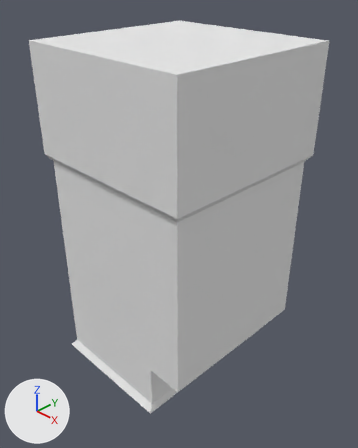
The Blender file working/subahu/Container/Container.blend, before and after one commit.
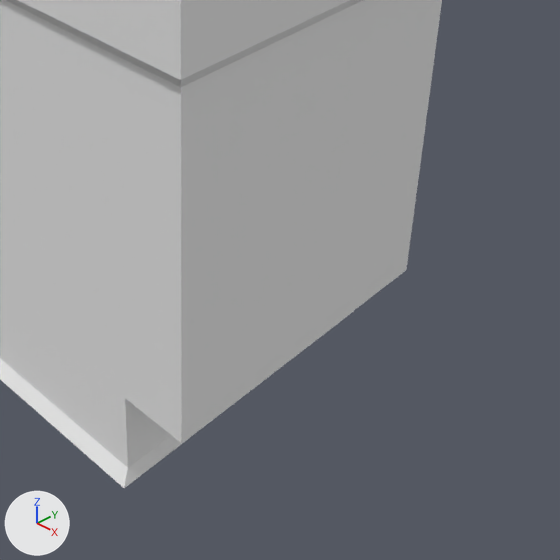
There are two pictures of each version: one whole from a camera (50 mm lens) standing at (3.51, -3.45, 4.45) and looking at (0.05, -0.05, 1.73), one close up on the part from 25% to 100% of the width and 40% to 100% of the height. The axes (+X, +Y, +Z) are drawn at lower left. The lights are the same throughout.
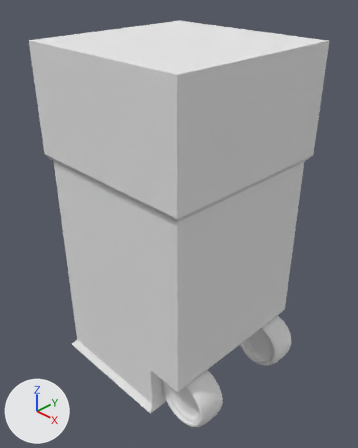
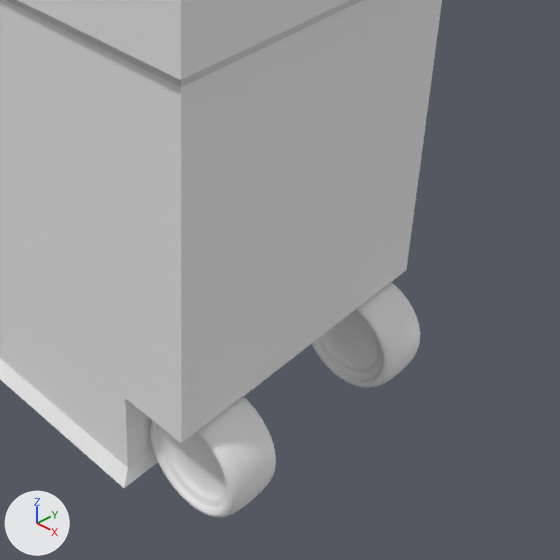
Where the change shows, as pixel boxes (x1, y1, x2, y2) in the close-ups (560 x 560 px):
'Cylinder.001', added
    after: (150, 396, 276, 517)
'Cylinder', added
    after: (311, 282, 420, 388)

What changed in the scene script:
```text
Add me_cylinder:
    me_cylinder.from_pydata(...)  # 320 vertices, 290 faces; spans x -1.0..1.0, y -1.0..1.0, z -1.0..1.0
Add ob_cylinder:
    ob_cylinder = bpy.data.objects.new('Cylinder', me_cylinder)
    ob_cylinder.location = (0.851, 0.667, 0.125)
    ob_cylinder.rotation_euler = (1.571, 0.0, 0.0)  # degrees (90, 0, 0)
    ob_cylinder.scale = (0.337, 0.337, 0.173)
    _m = ob_cylinder.modifiers.new('Subsurf', 'SUBSURF')
Add ob_cylinder_001:
    ob_cylinder_001 = bpy.data.objects.new('Cylinder.001', me_cylinder.copy())
    ob_cylinder_001.location = (0.851, -0.63, 0.125)
    ob_cylinder_001.rotation_euler = (1.571, 0.0, 0.0)  # degrees (90, 0, 0)
    ob_cylinder_001.scale = (0.337, 0.337, 0.173)
    _m = ob_cylinder_001.modifiers.new('Subsurf', 'SUBSURF')
```
